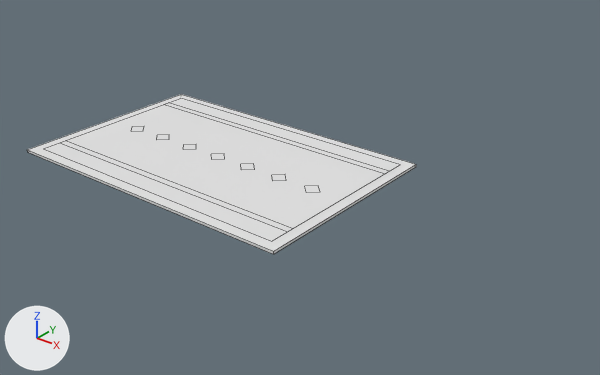
The FBX model unity-project/Assets/POC2D3D/Models/V32/living_rug.fbx, before and after one commit.
One viewpoint serves both versions: a 50 mm camera at (2.9, -2.17, 1.5) aimed at (0.8, 0.46, -0.13). The lights are fixed; the arrows at lower left show +X, +Y and +Z. The picture after the commit comes second. Mesh edges are drawn as thin lines. Where no turn or scale is listed for an object, it has been applied to the vertices.

The older version as bpy lines, for what is in view:
```python
me_living_rug_mesh = bpy.data.meshes.new('living_rug_Mesh')
me_living_rug_mesh.from_pydata(...)  # 48 vertices, 16 faces; spans x -0.23..1.23, y -0.23..0.73, z 0.0..0.014
me_living_rug_mesh.materials.append(mat_halka_vertexcolor)  # white #e7e7e7
ob_living_rug = bpy.data.objects.new('living_rug', me_living_rug_mesh)
ob_living_rug.location = (0.0, 0.0, 0.0)
```
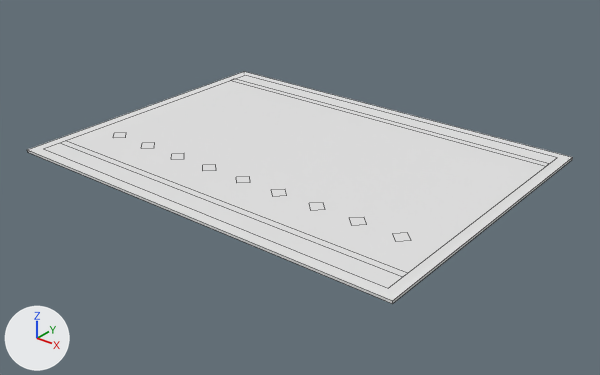
The change, as a list of edits to the scene's bpy script:
```text
Change me_living_rug_mesh:
    used by ob_living_rug; location = (0.0, 0.0, 0.0)
    remove me_living_rug_mesh.from_pydata(...)  # 48 vertices, 16 faces; spans x -0.23..1.23, y -0.23..0.73, z 0.0..0.014
    add me_living_rug_mesh.from_pydata(...)  # 56 vertices, 18 faces; spans x -0.23..1.73, y -0.23..1.23, z 0.0..0.014
    me_living_rug_mesh part 1: the loose piece of 4 vertices spanning x -0.07..0.01, y 0.21..0.29, z 0.014 is moved by (0.0, -0.11, 0.0)
    me_living_rug_mesh part 2: the loose piece of 4 vertices spanning x 0.107..0.187, y 0.21..0.29, z 0.014 is moved by (0.018, -0.11, 0.0)
    me_living_rug_mesh part 3: the loose piece of 4 vertices spanning x 0.283..0.363, y 0.21..0.29, z 0.014 is moved by (0.037, -0.11, 0.0)
    me_living_rug_mesh part 4: the loose piece of 4 vertices spanning x 0.46..0.54, y 0.21..0.29, z 0.014 is moved by (0.055, -0.11, 0.0)
    me_living_rug_mesh part 5: the loose piece of 4 vertices spanning x 0.637..0.717, y 0.21..0.29, z 0.014 is moved by (0.073, -0.11, 0.0)
    me_living_rug_mesh part 6: the loose piece of 4 vertices spanning x 0.99..1.07, y 0.21..0.29, z 0.014 is moved by (-0.085, -0.11, 0.0)
    me_living_rug_mesh part 7: the loose piece of 4 vertices spanning x 0.813..0.893, y 0.21..0.29, z 0.014 is moved by (0.287, -0.11, 0.0)
    me_living_rug_mesh part 8: the loose piece of 4 vertices spanning x 0.99..1.07, y 0.21..0.29, z 0.014 is copied, and the copy is moved by (0.305, -0.11, 0.0); it spans x 1.295..1.375, y 0.1..0.18, z 0.014
    me_living_rug_mesh part 9: the loose piece of 4 vertices spanning x 0.99..1.07, y 0.21..0.29, z 0.014 is copied, and the copy is moved by (0.5, -0.11, 0.0); it spans x 1.49..1.57, y 0.1..0.18, z 0.014
    me_living_rug_mesh part 10
    11 vertices are removed from x -0.23..1.23, y -0.23..0.73, z 0.0..0.014
    8 faces are deleted
    15 vertices are added at x -0.23..1.73, y -0.23..1.23, z 0.0..0.014
    9 new faces join them
    other edits to the shape of me_living_rug_mesh do not show in these pictures
```

Boxes (x1, y1, x2, y2) around the edits, measured in the pictures (600 x 375 px; the box of a moved part takes in the faces that stretch with it):
'living_rug', reshaped (40% wider, 45% taller): before (27, 94, 416, 254); after (27, 71, 573, 304)
part 1 of me_living_rug_mesh, moved or reshaped: before (131, 126, 144, 131); after (113, 133, 126, 138)
part 2 of me_living_rug_mesh, moved or reshaped: before (157, 135, 169, 140); after (142, 143, 155, 148)
part 3 of me_living_rug_mesh, moved or reshaped: before (184, 144, 196, 149); after (171, 154, 184, 159)
part 4 of me_living_rug_mesh, moved or reshaped: before (211, 154, 225, 159); after (203, 165, 216, 171)
part 5 of me_living_rug_mesh, moved or reshaped: before (241, 164, 255, 170); after (236, 177, 250, 183)
part 6 of me_living_rug_mesh, moved or reshaped: before (305, 186, 320, 192); after (272, 189, 286, 196)
part 7 of me_living_rug_mesh, moved or reshaped: before (272, 174, 286, 181); after (309, 203, 325, 210)
part 8 of me_living_rug_mesh, added: after (350, 217, 367, 225)
part 9 of me_living_rug_mesh, added: after (393, 233, 411, 241)
part 10 of me_living_rug_mesh, moved or reshaped: before (110, 94, 416, 254); after (110, 71, 573, 304)
